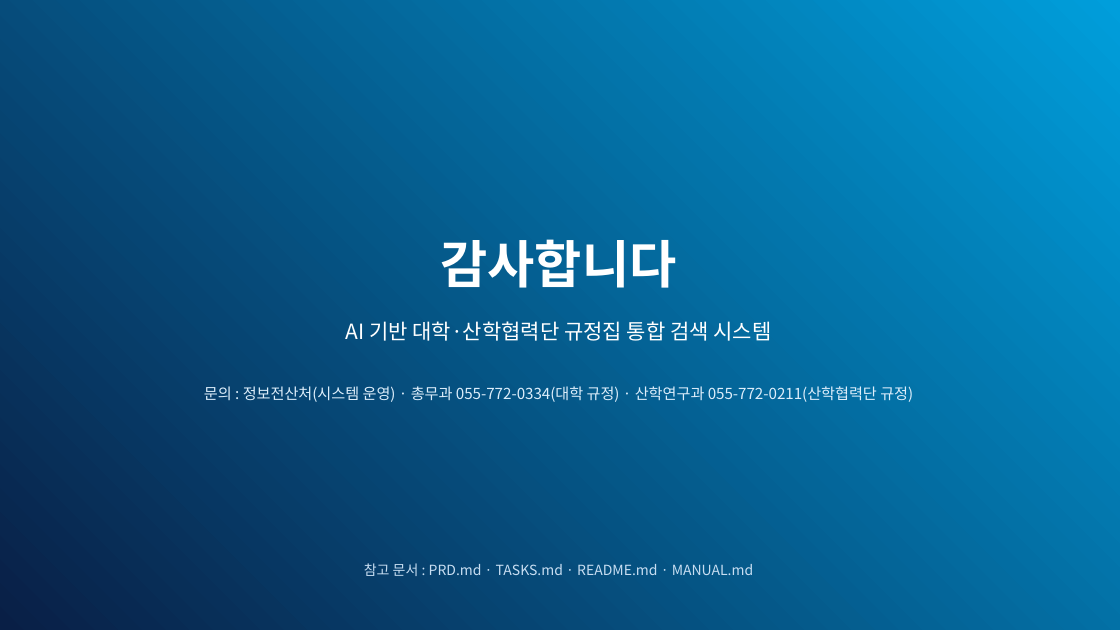
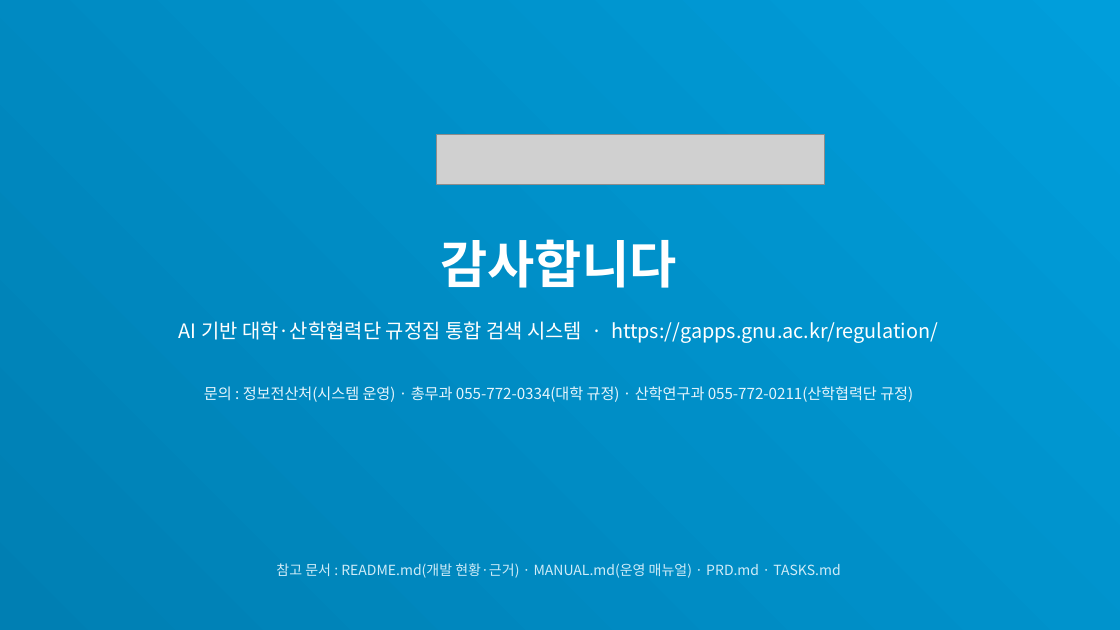
Before and after one commit to sjdisj1895-svg/Academic_Regulations_AIProject, a slide deck: slide 22 of AI_규정통합검색시스템_소개.pptx (slide 16 before the commit). Drawn at 1120x630 pixels with LibreOffice and Linux fonts; fonts in the diff are those of the drawing; grey boxes stand for pictures. Boxes give left, top, right and bottom in pixels: in the first picture for what was removed or moved away, otherwise in the second. Text is boxed around its words. In the diff, an @@ line names an element or a change of style, - is before the commit and + after.

```diff
--- a/AI_규정통합검색시스템_소개.pptx
+++ b/AI_규정통합검색시스템_소개.pptx
@@ rectangle at [0,0,1120,630]: fill gradient #091F46 to #009EDB to gradient #007FB3 to #009EDB @@
@@ picture added at [437,134,825,185] @@
@@ text at [179,321,938,343]: text changed; size 18 to 17 pt @@
-AI 기반 대학·산학협력단 규정집 통합 검색 시스템
+AI 기반 대학·산학협력단 규정집 통합 검색 시스템 · https://gapps.gnu.ac.kr/regulation/
@@ text "문의 : 정보전산처(시스템 운영) · ..." at [204,386,913,402]: text colour #DDEEFB to #E6F5FC @@
@@ text at [276,563,840,578]: text changed; text colour #C8DEF2 to #D0ECF8 @@
-참고 문서 : PRD.md · TASKS.md · README.md · MANUAL.md
+참고 문서 : README.md(개발 현황·근거) · MANUAL.md(운영 매뉴얼) · PRD.md · TASKS.md
```
Also in this commit, not shown: 7 other slides changed, 14 slides added, 8 slides removed, 1 other file.
